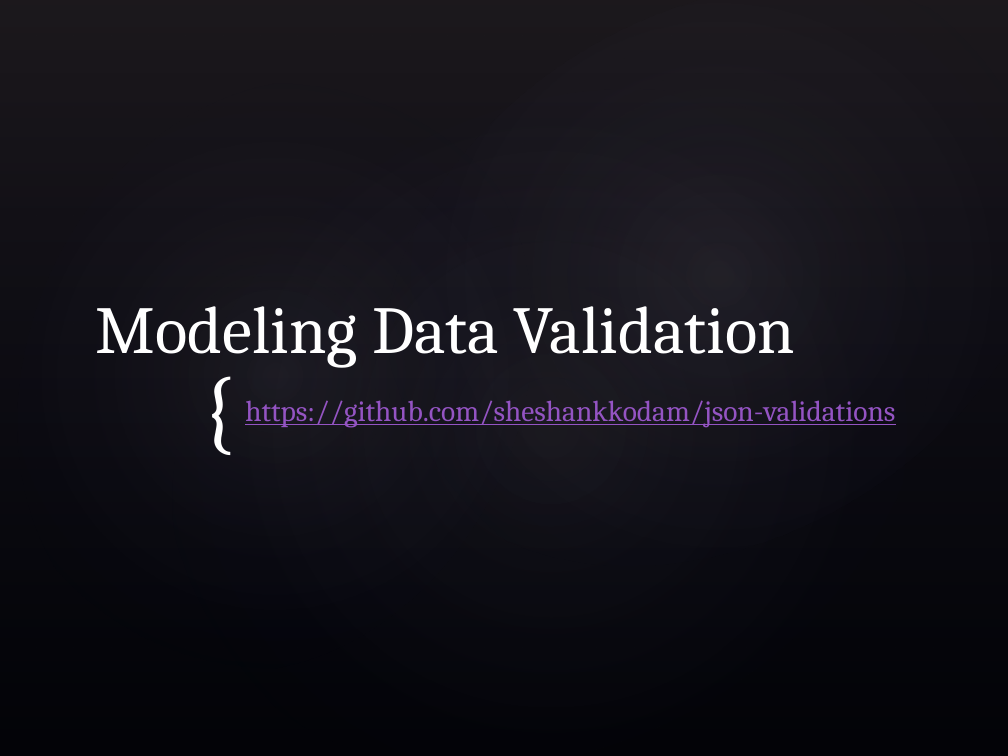
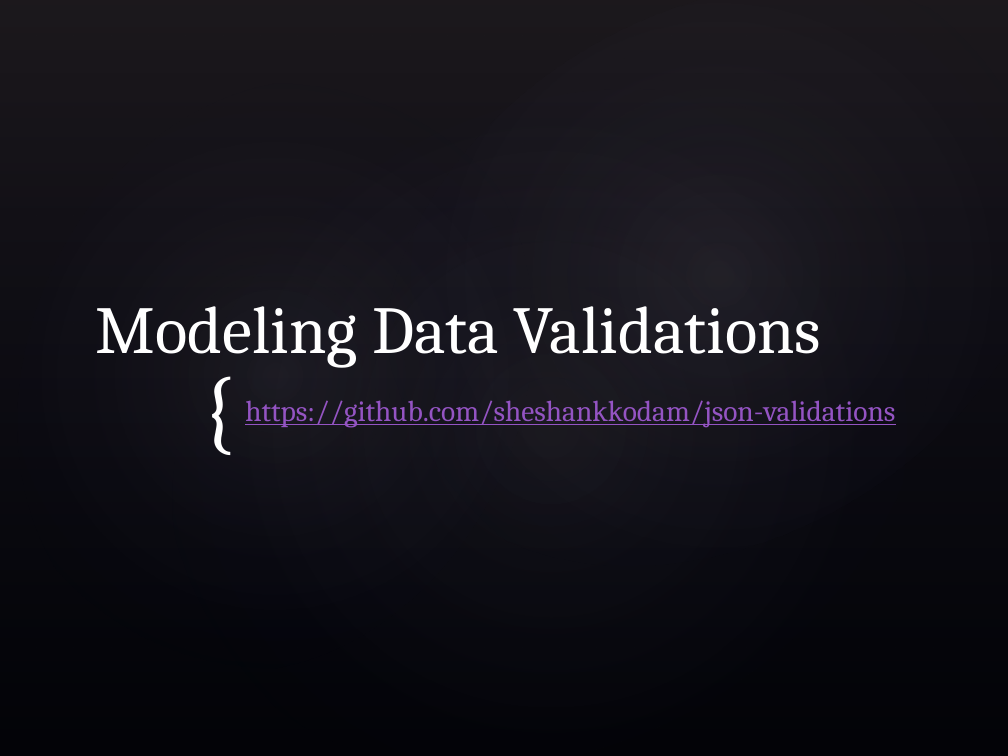
Before and after one commit to sheshankkodam/json-validations, a slide deck: slide 1 of ppt/Modeling Data Validations.pptx. Drawn at 1008x756 pixels with LibreOffice and Linux fonts; fonts in the diff are those of the drawing; background and template pictures are left out. Boxes give left, top, right and bottom in pixels: in the first picture for what was removed or moved away, otherwise in the second. Text is boxed around its words. In the diff, an @@ line names an element or a change of style, - is before the commit and + after.

Commit message:
`CatsController.scala` - Moved validation to a function
`OptionsController.scala`
- Added reasons for failures

'Modeling Data Validations.ppt'
- Updated ppt with new code snippets

```diff
--- a/ppt/Modeling Data Validations.pptx
+++ b/ppt/Modeling Data Validations.pptx
@@ title at <box>96,306,821,368</box>: text changed @@
-Modeling Data Validation
+Modeling Data Validations
```
Also in this commit, not shown: 3 other slides changed, 5 slides added, 1 slide removed, 2 other files.
